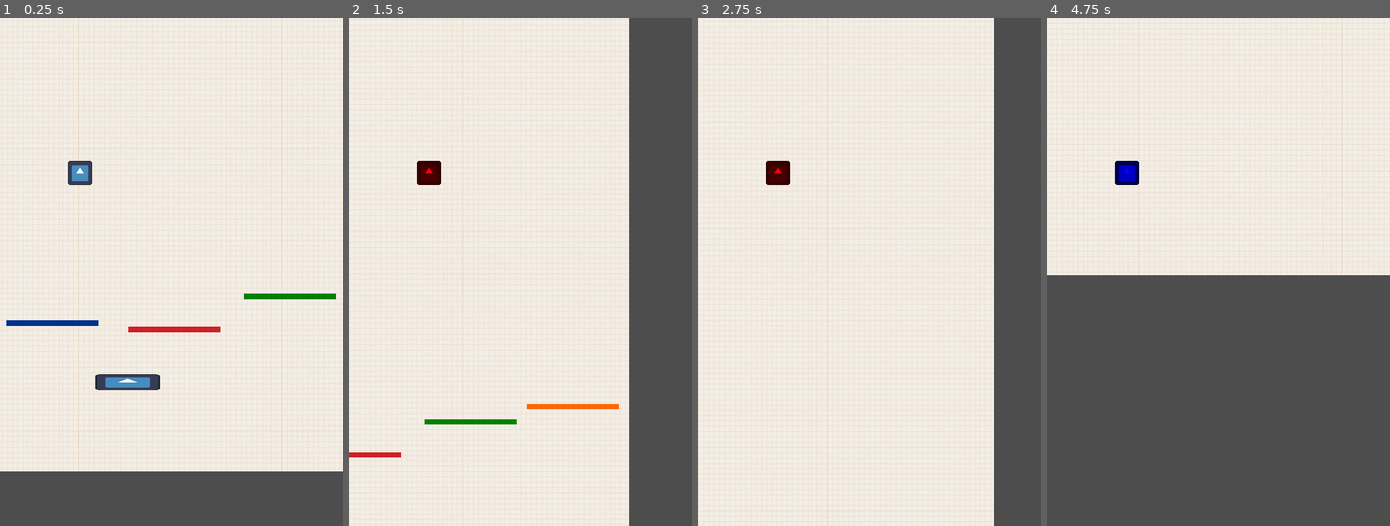
Above: before the commit, frames 1-4 (left to right).
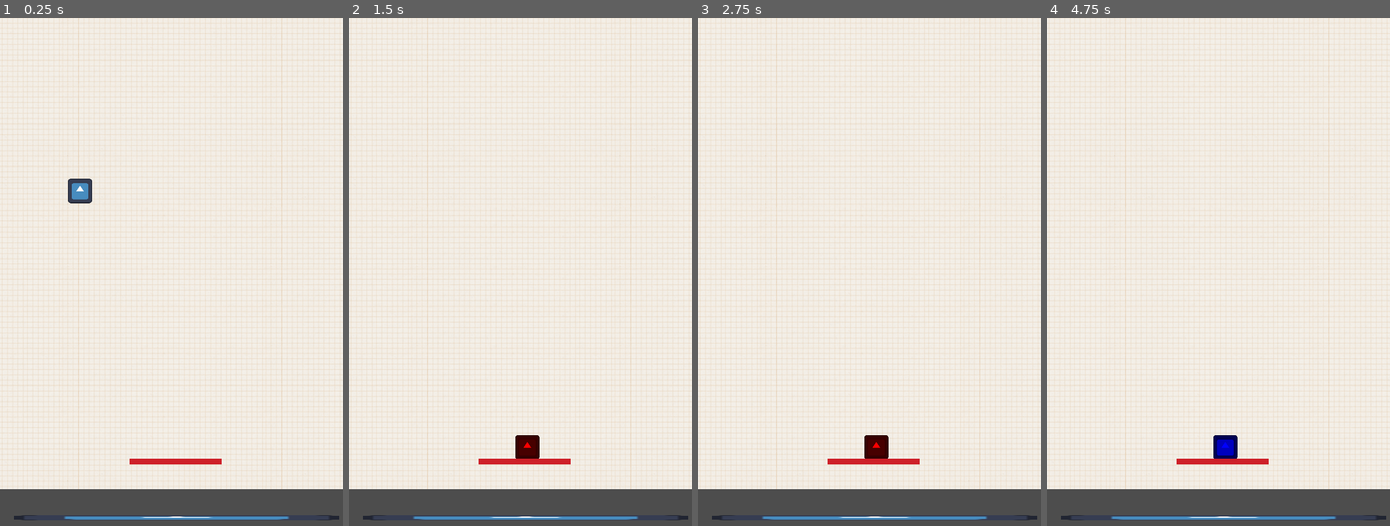
Above: after the commit, the same moments.

Repository: Abbby1007/-Melanotaenia3.0storage
Game: Godot game, scene res://Scenes/tutorial_one.tscn
The game is run twice, just before and just after one commit, with the same random seed, the same clock (stepped at 60 frames per second) and the same inputs. Before the commit the project starts from res://Scenes/world.tscn. The engine's default icon, where the game draws it, is replaced by a stand-in: a white triangle on a blue panel in a dark square.
Inputs:
- Up to frame 1 (0.25 s): no input
- Up to frame 2 (1.5 s): tap Enter (ui_accept) at 0.5, 0.77 s; hold Right (ui_right) from 0.53 s (still down); tap W (blue) at 0.6 s; tap S (red) at 0.8, 1.35 s
- Up to frame 3 (2.75 s): tap Enter (ui_accept) at 1.52 s; tap W (blue) at 1.55, 2.1 s; release Right (ui_right) at 2.03 s; hold Left (ui_left) from 2.03 s (still down); tap S (red) at 2.3 s
- Up to frame 4 (4.75 s): release Left (ui_left) at 2.78 s; hold Right (ui_right) 2.78-4.28 s; tap Q (green) at 2.85 s; tap Enter (ui_accept) at 3.02, 3.77, 4.52 s; tap W (blue) at 3.05, 4.55 s; tap E (orange) at 3.6 s; tap S (red) at 3.8, 4.35 s; hold Left (ui_left) from 4.28 s (still down)

The runs differ from the first frame. In frame 1, 6.3% of the frame differs, in the area x 0-100%, y 3-99%; in frame 2, 26%; in frame 3, 21%; in frame 4, 44%, in the area x 0-100%, y 0-99%.

Commit message:
Worked on recreating the tutorial leve

Diff:
--- a/Scenes/basic_platofrm.tscn
+++ b/Scenes/basic_platofrm.tscn
@@ -8,7 +8,7 @@
 [sub_resource type="RectangleShape2D" id="RectangleShape2D_8gmrn"]
 size = Vector2(128, 135)
 
-[node name="BasicPlatofrm" type="Node2D" groups=["platform2_0"]]
+[node name="BasicPlatofrm" type="Node2D"]
 scale = Vector2(3, 0.2)
 
 [node name="Sprite2D" type="Sprite2D" parent="."]
--- a/Scenes/player_3_0.tscn
+++ b/Scenes/player_3_0.tscn
@@ -1,10 +1,13 @@
-[gd_scene load_steps=4 format=3 uid="uid://bqwkwp0u45j6n"]
+[gd_scene load_steps=5 format=3 uid="uid://bqwkwp0u45j6n"]
 
 [ext_resource type="Texture2D" uid="uid://u85c7pinc2t" path="res://icon.svg" id="1_dqpgi"]
 [ext_resource type="Script" path="res://Scripts/player_3_0.gd" id="1_v4cko"]
 
 [sub_resource type="RectangleShape2D" id="RectangleShape2D_ckd0b"]
 size = Vector2(39.1667, 8.5)
+
+[sub_resource type="RectangleShape2D" id="RectangleShape2D_01t41"]
+size = Vector2(38, 39)
 
 [node name="Player3_0" type="RigidBody2D"]
 script = ExtResource("1_v4cko")
@@ -19,4 +22,8 @@
 position = Vector2(0.417, 15)
 shape = SubResource("RectangleShape2D_ckd0b")
 
+[node name="CollisionShape2D" type="CollisionShape2D" parent="."]
+position = Vector2(0, -0.5)
+shape = SubResource("RectangleShape2D_01t41")
+
 [connection signal="area_entered" from="Area2D" to="." method="_on_area_2d_area_entered"]
--- a/Scenes/test.tscn
+++ /dev/null
@@ -1,11 +0,0 @@
-[gd_scene load_steps=3 format=3 uid="uid://bu6xck6hb465m"]
-
-[ext_resource type="PackedScene" uid="uid://cdv8n3ihw077p" path="res://Scenes/platform_2_0.tscn" id="1_hrgnp"]
-[ext_resource type="PackedScene" uid="uid://bqwkwp0u45j6n" path="res://Scenes/player_3_0.tscn" id="2_vamfl"]
-
-[node name="Node2D" type="Node2D"]
-
-[node name="Platform 2_0" parent="." instance=ExtResource("1_hrgnp")]
-position = Vector2(88, 573)
-
-[node name="Player3_0" parent="." instance=ExtResource("2_vamfl")]
--- /dev/null
+++ b/Scenes/tutorial_blue_platform.tscn
@@ -0,0 +1,31 @@
+[gd_scene load_steps=4 format=3 uid="uid://bmnsllljcg1j1"]
+
+[ext_resource type="Texture2D" uid="uid://5npd0enyg228" path="res://assets/BLue.png" id="1_uhvl4"]
+
+[sub_resource type="RectangleShape2D" id="RectangleShape2D_hdkux"]
+size = Vector2(7.9116, 28)
+
+[sub_resource type="RectangleShape2D" id="RectangleShape2D_keaew"]
+size = Vector2(8.26519, 9.37931)
+
+[node name="tutorialBluePlatform" type="Node2D"]
+scale = Vector2(0.8, 0.3)
+
+[node name="StaticBody2D" type="StaticBody2D" parent="."]
+
+[node name="CollisionShape2D" type="CollisionShape2D" parent="StaticBody2D"]
+position = Vector2(24.5, 43)
+scale = Vector2(22.625, 1)
+shape = SubResource("RectangleShape2D_hdkux")
+
+[node name="Area2D" type="Area2D" parent="." groups=["platform2_0", "tutorialBluePlatform"]]
+
+[node name="AreaCollisionShape2D" type="CollisionShape2D" parent="Area2D"]
+position = Vector2(26.5, 42)
+scale = Vector2(22.625, 3.625)
+shape = SubResource("RectangleShape2D_keaew")
+
+[node name="Sprite2D" type="Sprite2D" parent="."]
+position = Vector2(26.5, 42.5)
+scale = Vector2(22.625, 3.625)
+texture = ExtResource("1_uhvl4")
--- a/Scenes/tutorial_one.tscn
+++ b/Scenes/tutorial_one.tscn
@@ -1,3 +1,51 @@
-[gd_scene format=3 uid="uid://dxaspkonsbend"]
+[gd_scene load_steps=7 format=3 uid="uid://dxaspkonsbend"]
+
+[ext_resource type="Texture2D" uid="uid://c262qkivrwwki" path="res://assets/bck.png" id="1_jcs6d"]
+[ext_resource type="PackedScene" uid="uid://cdv8n3ihw077p" path="res://Scenes/platform_2_0.tscn" id="2_wudew"]
+[ext_resource type="PackedScene" uid="uid://bqwkwp0u45j6n" path="res://Scenes/player_3_0.tscn" id="3_0xbbx"]
+[ext_resource type="PackedScene" uid="uid://cyxwnlyihmsg0" path="res://Scenes/tutorial_red_platform.tscn" id="4_u50g0"]
+
+[sub_resource type="WorldBoundaryShape2D" id="WorldBoundaryShape2D_ftbct"]
+
+[sub_resource type="WorldBoundaryShape2D" id="WorldBoundaryShape2D_s37c7"]
 
 [node name="Tutorial One" type="Node2D"]
+
+[node name="ParallaxBackground" type="ParallaxBackground" parent="."]
+
+[node name="ParallaxLayer" type="ParallaxLayer" parent="ParallaxBackground"]
+motion_mirroring = Vector2(560, 800)
+
+[node name="TextureRect" type="TextureRect" parent="ParallaxBackground/ParallaxLayer"]
+offset_left = -494.0
+offset_top = -614.0
+offset_right = 436.0
+offset_bottom = 342.0
+texture = ExtResource("1_jcs6d")
+expand_mode = 1
+stretch_mode = 1
+metadata/_edit_use_anchors_ = true
+
+[node name="Platform 2_0" parent="." instance=ExtResource("2_wudew")]
+position = Vector2(8, 387)
+scale = Vector2(-4, 0.061)
+
+[node name="Player3_0" parent="." instance=ExtResource("3_0xbbx")]
+position = Vector2(-144, -156)
+
+[node name="CollisionShape2D" type="CollisionShape2D" parent="."]
+position = Vector2(-256, 105)
+rotation = 1.5708
+scale = Vector2(3, 1)
+shape = SubResource("WorldBoundaryShape2D_ftbct")
+
+[node name="CollisionShape2D2" type="CollisionShape2D" parent="."]
+position = Vector2(268, 105)
+rotation = 1.5708
+scale = Vector2(3, 1)
+shape = SubResource("WorldBoundaryShape2D_s37c7")
+
+[node name="tutorialRedPlatform" parent="." instance=ExtResource("4_u50g0")]
+position = Vector2(-15, 286)
+
+[node name="Camera2D" type="Camera2D" parent="."]
--- /dev/null
+++ b/Scenes/tutorial_red_platform.tscn
@@ -0,0 +1,31 @@
+[gd_scene load_steps=4 format=3 uid="uid://cyxwnlyihmsg0"]
+
+[ext_resource type="Texture2D" uid="uid://mrbof2bj5yv8" path="res://assets/REd.png" id="1_10oe8"]
+
+[sub_resource type="RectangleShape2D" id="RectangleShape2D_m6tkd"]
+size = Vector2(7.9116, 28)
+
+[sub_resource type="RectangleShape2D" id="RectangleShape2D_7ht5r"]
+size = Vector2(8.26519, 9.37931)
+
+[node name="tutorialRedPlatform" type="Node2D"]
+scale = Vector2(0.8, 0.3)
+
+[node name="StaticBody2D" type="StaticBody2D" parent="."]
+
+[node name="CollisionShape2D" type="CollisionShape2D" parent="StaticBody2D"]
+position = Vector2(24.5, 43)
+scale = Vector2(22.625, 1)
+shape = SubResource("RectangleShape2D_m6tkd")
+
+[node name="Area2D" type="Area2D" parent="." groups=["red_platform", "tutorialRedPlatform"]]
+
+[node name="AreaCollisionShape2D" type="CollisionShape2D" parent="Area2D"]
+position = Vector2(26.5, 42)
+scale = Vector2(22.625, 3.625)
+shape = SubResource("RectangleShape2D_7ht5r")
+
+[node name="Sprite2D" type="Sprite2D" parent="."]
+position = Vector2(26.5, 42.5)
+scale = Vector2(22.625, 3.625)
+texture = ExtResource("1_10oe8")
--- /dev/null
+++ b/Scenes/tutorial_three.tscn
@@ -0,0 +1,55 @@
+[gd_scene load_steps=8 format=3 uid="uid://dm4vntfoev4at"]
+
+[ext_resource type="Texture2D" uid="uid://c262qkivrwwki" path="res://assets/bck.png" id="1_qpnoa"]
+[ext_resource type="PackedScene" uid="uid://cdv8n3ihw077p" path="res://Scenes/platform_2_0.tscn" id="2_qitom"]
+[ext_resource type="PackedScene" uid="uid://bqwkwp0u45j6n" path="res://Scenes/player_3_0.tscn" id="3_6kgq4"]
+[ext_resource type="PackedScene" uid="uid://cnoh6jojxgi6r" path="res://Scenes/red_platform.tscn" id="4_7auxl"]
+[ext_resource type="PackedScene" uid="uid://6rp6ysc4c4s8" path="res://Scenes/blue_platform.tscn" id="5_7jnvk"]
+
+[sub_resource type="WorldBoundaryShape2D" id="WorldBoundaryShape2D_8k4f7"]
+
+[sub_resource type="WorldBoundaryShape2D" id="WorldBoundaryShape2D_obiuj"]
+
+[node name="tutorialThree" type="Node2D"]
+
+[node name="ParallaxBackground" type="ParallaxBackground" parent="."]
+
+[node name="ParallaxLayer" type="ParallaxLayer" parent="ParallaxBackground"]
+motion_mirroring = Vector2(560, 800)
+
+[node name="TextureRect" type="TextureRect" parent="ParallaxBackground/ParallaxLayer"]
+offset_left = -494.0
+offset_top = -614.0
+offset_right = 436.0
+offset_bottom = 342.0
+texture = ExtResource("1_qpnoa")
+expand_mode = 1
+stretch_mode = 1
+metadata/_edit_use_anchors_ = true
+
+[node name="Platform 2_0" parent="." instance=ExtResource("2_qitom")]
+position = Vector2(8, 387)
+scale = Vector2(-4, 0.061)
+
+[node name="Player3_0" parent="." instance=ExtResource("3_6kgq4")]
+position = Vector2(-144, -156)
+
+[node name="CollisionShape2D" type="CollisionShape2D" parent="."]
+position = Vector2(-256, 105)
+rotation = 1.5708
+scale = Vector2(3, 1)
+shape = SubResource("WorldBoundaryShape2D_8k4f7")
+
+[node name="CollisionShape2D2" type="CollisionShape2D" parent="."]
+position = Vector2(268, 105)
+rotation = 1.5708
+scale = Vector2(3, 1)
+shape = SubResource("WorldBoundaryShape2D_obiuj")
+
+[node name="Red_Platform" parent="." instance=ExtResource("4_7auxl")]
+position = Vector2(-17, 303)
+
+[node name="blue_platform" parent="." instance=ExtResource("5_7jnvk")]
+position = Vector2(-15, 206)
+
+[node name="Camera2D" type="Camera2D" parent="."]
--- /dev/null
+++ b/Scenes/tutorial_two.tscn
@@ -0,0 +1,55 @@
+[gd_scene load_steps=8 format=3 uid="uid://81o6evj7k3u"]
+
+[ext_resource type="Texture2D" uid="uid://c262qkivrwwki" path="res://assets/bck.png" id="1_0p2rs"]
+[ext_resource type="PackedScene" uid="uid://cdv8n3ihw077p" path="res://Scenes/platform_2_0.tscn" id="2_kptyp"]
+[ext_resource type="PackedScene" uid="uid://bqwkwp0u45j6n" path="res://Scenes/player_3_0.tscn" id="3_64x60"]
+[ext_resource type="PackedScene" uid="uid://cyxwnlyihmsg0" path="res://Scenes/tutorial_red_platform.tscn" id="4_myken"]
+[ext_resource type="PackedScene" uid="uid://bmnsllljcg1j1" path="res://Scenes/tutorial_blue_platform.tscn" id="5_gon2q"]
+
+[sub_resource type="WorldBoundaryShape2D" id="WorldBoundaryShape2D_i1ype"]
+
+[sub_resource type="WorldBoundaryShape2D" id="WorldBoundaryShape2D_wiewd"]
+
+[node name="tutorialTwo" type="Node2D"]
+
+[node name="ParallaxBackground" type="ParallaxBackground" parent="."]
+
+[node name="ParallaxLayer" type="ParallaxLayer" parent="ParallaxBackground"]
+motion_mirroring = Vector2(560, 800)
+
+[node name="TextureRect" type="TextureRect" parent="ParallaxBackground/ParallaxLayer"]
+offset_left = -494.0
+offset_top = -614.0
+offset_right = 436.0
+offset_bottom = 342.0
+texture = ExtResource("1_0p2rs")
+expand_mode = 1
+stretch_mode = 1
+metadata/_edit_use_anchors_ = true
+
+[node name="Platform 2_0" parent="." instance=ExtResource("2_kptyp")]
+position = Vector2(8, 387)
+scale = Vector2(-4, 0.061)
+
+[node name="Player3_0" parent="." instance=ExtResource("3_64x60")]
+position = Vector2(-144, -156)
+
+[node name="CollisionShape2D" type="CollisionShape2D" parent="."]
+position = Vector2(-256, 105)
+rotation = 1.5708
+scale = Vector2(3, 1)
+shape = SubResource("WorldBoundaryShape2D_i1ype")
+
+[node name="CollisionShape2D2" type="CollisionShape2D" parent="."]
+position = Vector2(268, 105)
+rotation = 1.5708
+scale = Vector2(3, 1)
+shape = SubResource("WorldBoundaryShape2D_wiewd")
+
+[node name="tutorialRedPlatform" parent="." instance=ExtResource("4_myken")]
+position = Vector2(-15, 286)
+
+[node name="tutorialBluePlatform" parent="." instance=ExtResource("5_gon2q")]
+position = Vector2(-10, 139)
+
+[node name="Camera2D" type="Camera2D" parent="."]
--- a/Scenes/world.tscn
+++ b/Scenes/world.tscn
@@ -23,6 +23,7 @@
 texture = ExtResource("2_p5ic8")
 expand_mode = 1
 stretch_mode = 1
+metadata/_edit_use_anchors_ = true
 
 [node name="Platform 2_0" parent="." instance=ExtResource("3_kkxc5")]
 position = Vector2(-69, 202)
--- a/Scripts/player_3_0.gd
+++ b/Scripts/player_3_0.gd
@@ -121,3 +121,23 @@
 			##get_tree().reload_current_scene()
 			#
 	##--------------------------------------------------
+
+
+
+			#TUOTIRAL PLATFROMSSSSSSSSSS ________________________________________________________________________________
+	# for tutorial Level one
+	if area.get_parent().is_in_group("tutorialRedPlatform"):
+		print("TELEPORT")
+		get_tree().change_scene_to_file("res://Scenes/tutorial_two.tscn")
+	#---------------------------------------------------------------
+
+	#For tutorial Level two
+	if area.get_parent().is_in_group("tutorialBluePlatform"):
+		get_tree().change_scene_to_file("res://Scenes/tutorial_three.tscn")
+	#------------------------------------------------------
+
+	##Change it to have the player be teleported to the Main Menu or Level 1
+	#if area.get_parent().is_in_group("Tutorial_Done"):
+		#label.text = "🏁🏁🏁🏁🏁🏁🏁🏁"
+
+	#TUOTIRAL PLATFROMSSSSSSSSSS ________________________________________________________________________________
--- a/project.godot
+++ b/project.godot
@@ -11,7 +11,7 @@
 [application]
 
 config/name="Doodle Jump clone"
-run/main_scene="res://Scenes/world.tscn"
+run/main_scene="res://Scenes/tutorial_one.tscn"
 config/features=PackedStringArray("4.3", "Forward Plus")
 config/icon="res://icon.svg"
 
@@ -31,6 +31,8 @@
 red_platform=""
 orange_platform=""
 green_platform=""
+tutorialBluePlatform=""
+tutorialRedPlatform=""
 
 [input]
 
